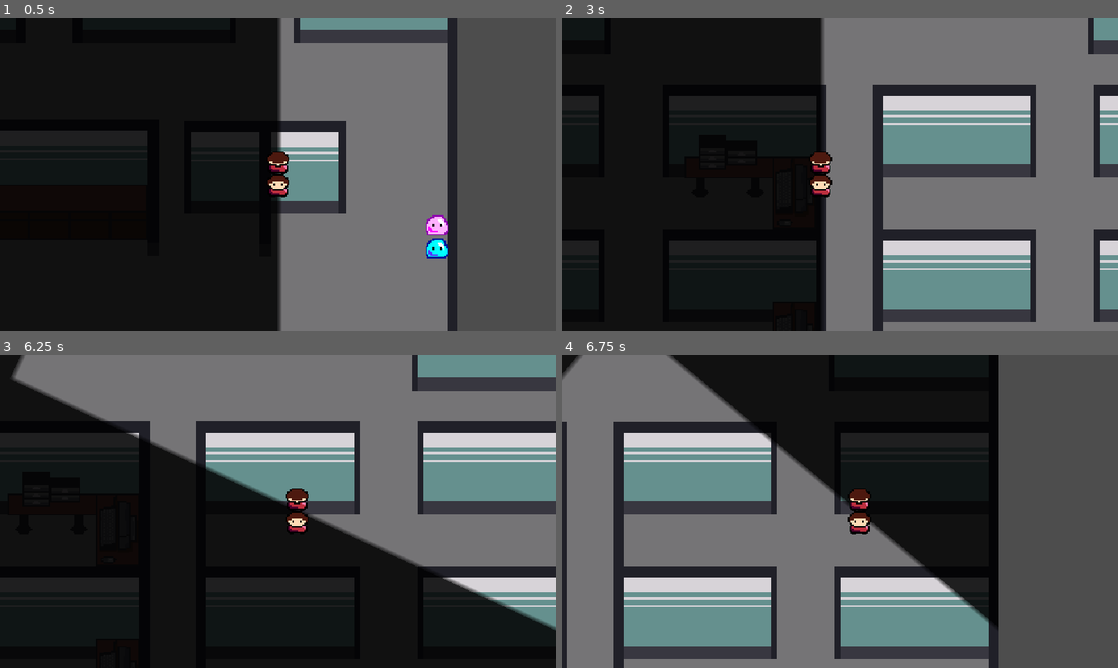
Above: before the commit, frames 1-4 (two rows, left to right).
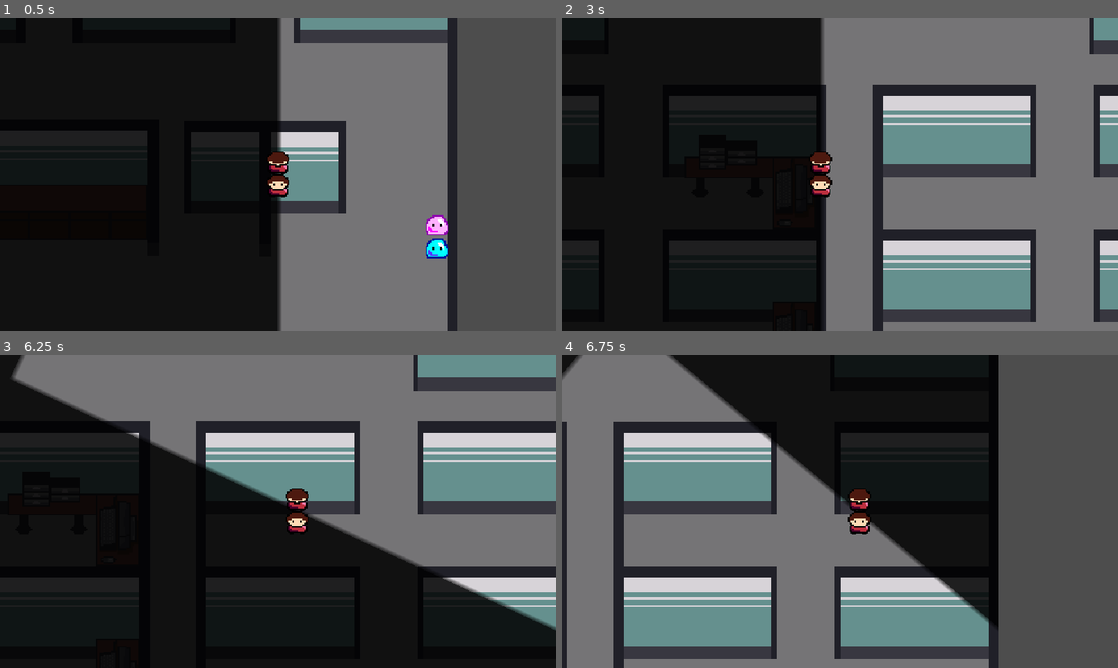
Above: after the commit, the same moments.

Repository: ygda-org/brackeys-26.2
Game: Godot game, scene res://main/main.tscn
Two runs of this game, one before a commit and one after it. Both use one fixed random seed, a clock stepped at 60 frames per second and the inputs below. Sound files missing from this copy of the repository are replaced by a short silence.
Inputs (mouse positions are in pixels of both pictures, inside the frame that each line leads up to):
- Up to frame 1 (0.5 s): no input
- Up to frame 2 (3 s): tap Enter at 0.5 s; move the mouse to (812, 237) at 0.52 s; hold W (up) 0.53-2.03 s; click (812, 237) at 0.6 s; move the mouse to (1006, 221) at 1.27 s; click (1006, 221) at 1.35 s; move the mouse to (673, 127) at 2.02 s; hold A (left) from 2.03 s (still down); click (673, 127) at 2.1 s; move the mouse to (867, 174) at 2.77 s; click (867, 174) at 2.85 s
- Up to frame 3 (6.25 s): move the mouse to (194, 433) at 3.52 s; release A (left) at 3.53 s; hold S (down) 3.53-4.28 s; click (194, 433) at 3.6 s; move the mouse to (400, 495) at 4.27 s; hold D (right) 4.28-5.03 s; click (400, 495) at 4.35 s; move the mouse to (166, 527) at 5.02 s; hold W (up) 5.03-5.78 s; click (166, 527) at 5.1 s; move the mouse to (333, 442) at 5.77 s; hold D (right) from 5.78 s (still down); click (333, 442) at 5.85 s
- Up to frame 4 (6.75 s): keep holding D (right); move the mouse to (812, 574) at 6.52 s; click (812, 574) at 6.6 s

Frame 1 is identical in both runs. In frame 2, less than 0.1% of the frame differs, in the area x 94-95%, y 0-12%; in frame 3, less than 0.1%; in frame 4, less than 0.1%.

Commit message:
fwqgqgwe

Diff:
--- a/level.tscn
+++ b/level.tscn
@@ -1,7 +1,6 @@
 [gd_scene format=3 uid="uid://cfuf580udqoo8"]
 
-[ext_resource type="Texture2D" uid="uid://bbiicbp5ok410" path="res://assets/prog_art/personal_office_layout.png" id="2_vonw3"]
-[ext_resource type="Texture2D" uid="uid://ds5xmx54eigsd" path="res://assets/prog_art/external_office_layout.png" id="3_oi3di"]
+[ext_resource type="Texture2D" uid="uid://dsebfmf4mtudk" path="res://assets/prog_art/office_layout.png" id="1_u52ul"]
 
 [sub_resource type="RectangleShape2D" id="RectangleShape2D_vonw3"]
 size = Vector2(304, 63)
@@ -19,9 +18,5 @@
 [node name="LightOccluder2D" type="LightOccluder2D" parent="." unique_id=1889880130]
 occluder = SubResource("OccluderPolygon2D_vonw3")
 
-[node name="FactoryLayout" type="Sprite2D" parent="." unique_id=1667867848]
-texture = ExtResource("3_oi3di")
-
-[node name="PersonalOfficeLayout" type="Sprite2D" parent="." unique_id=1283653860]
-position = Vector2(0, -490)
-texture = ExtResource("2_vonw3")
+[node name="OfficeLayout" type="Sprite2D" parent="." unique_id=1667867848]
+texture = ExtResource("1_u52ul")
Binary file added: assets/prog_art/office_layout.png
Not shown, added: assets/prog_art/office_layout.png.import
